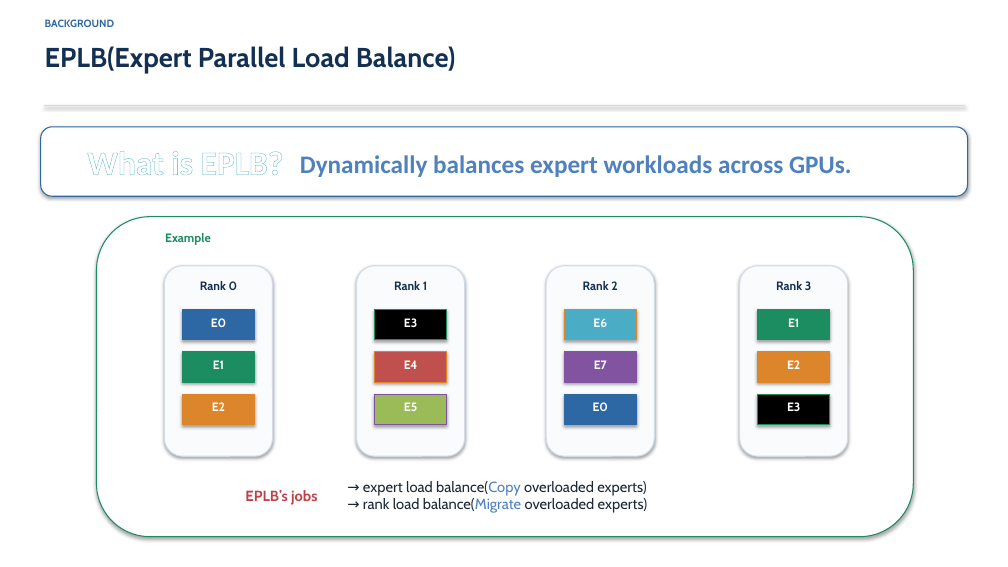
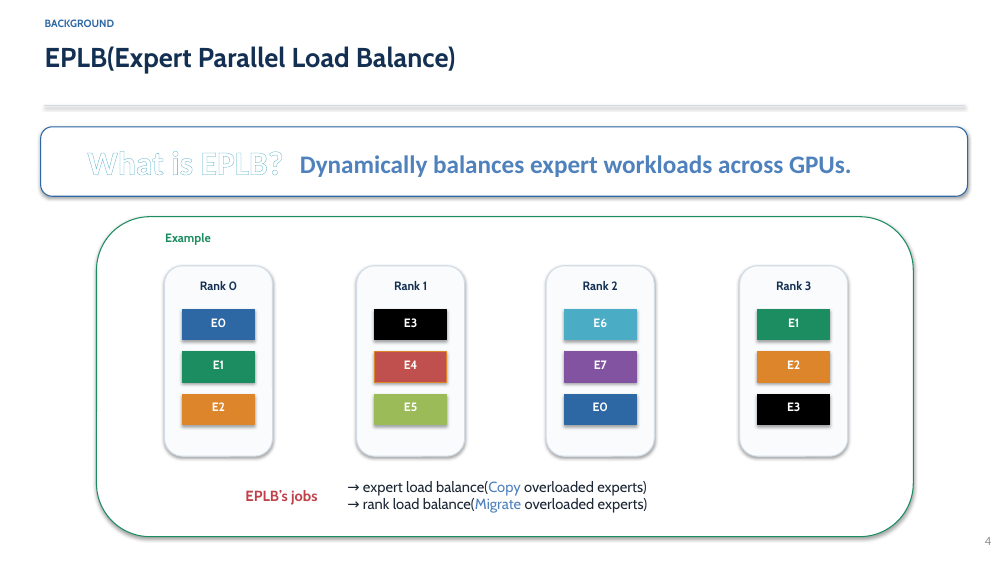
Before and after one commit to DOCCA0/vllm, a slide deck: slide 4 of benchmarks/eplb_rebalance/presentation/eplb_migration_batching.pptx. Drawn at 1008x567 pixels with LibreOffice and Linux fonts; fonts in the diff are those of the drawing. Boxes give left, top, right and bottom in pixels: in the first picture for what was removed or moved away, otherwise in the second. Text is boxed around its words. In the diff, an @@ line names an element or a change of style, - is before the commit and + after.

```diff
--- a/benchmarks/eplb_rebalance/presentation/eplb_migration_batching.pptx
+++ b/benchmarks/eplb_rebalance/presentation/eplb_migration_batching.pptx
@@ rectangle at box(564, 309, 636, 340): outline #DD852A 1 pt to #4BACC6 1 pt @@
@@ rectangle at box(375, 394, 447, 424): outline #8153A0 1 pt to #9BBB59 1 pt @@
@@ page number added at box(985, 537, 991, 545), 12 pt, text #8C8C8C @@
+4
```
Also in this commit, not shown: 16 other slides changed, 7 other files.
